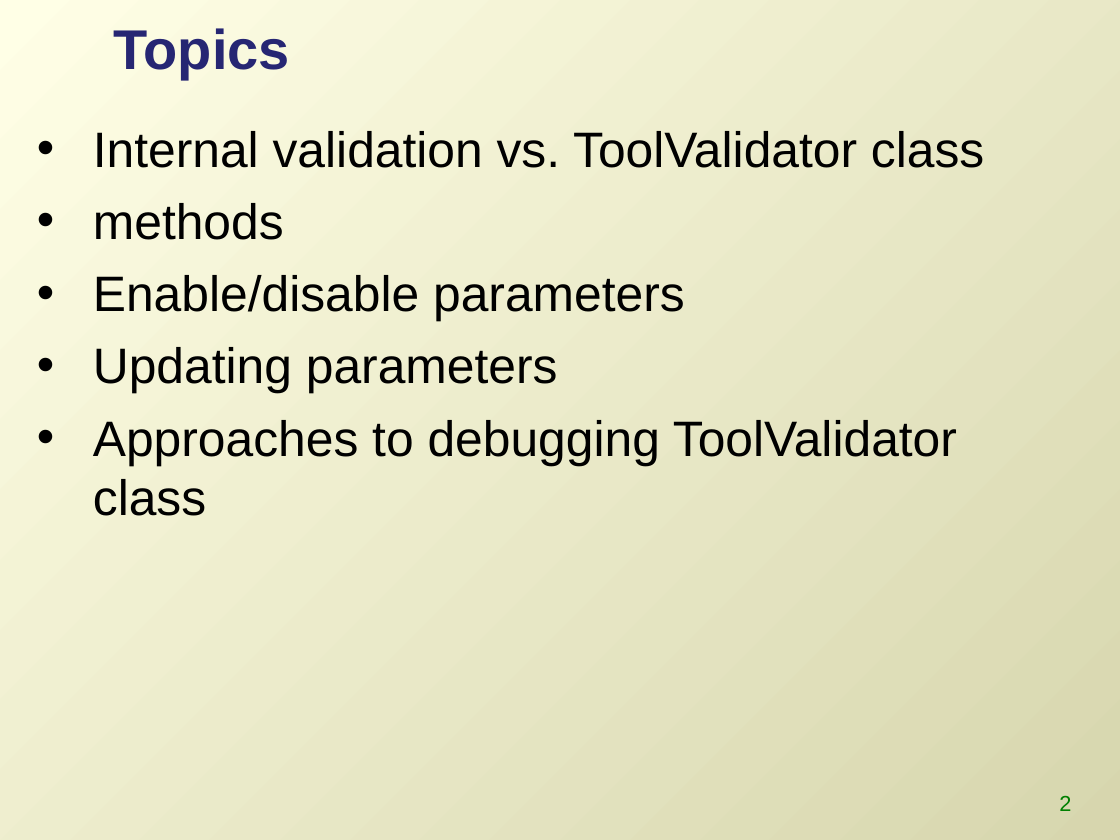
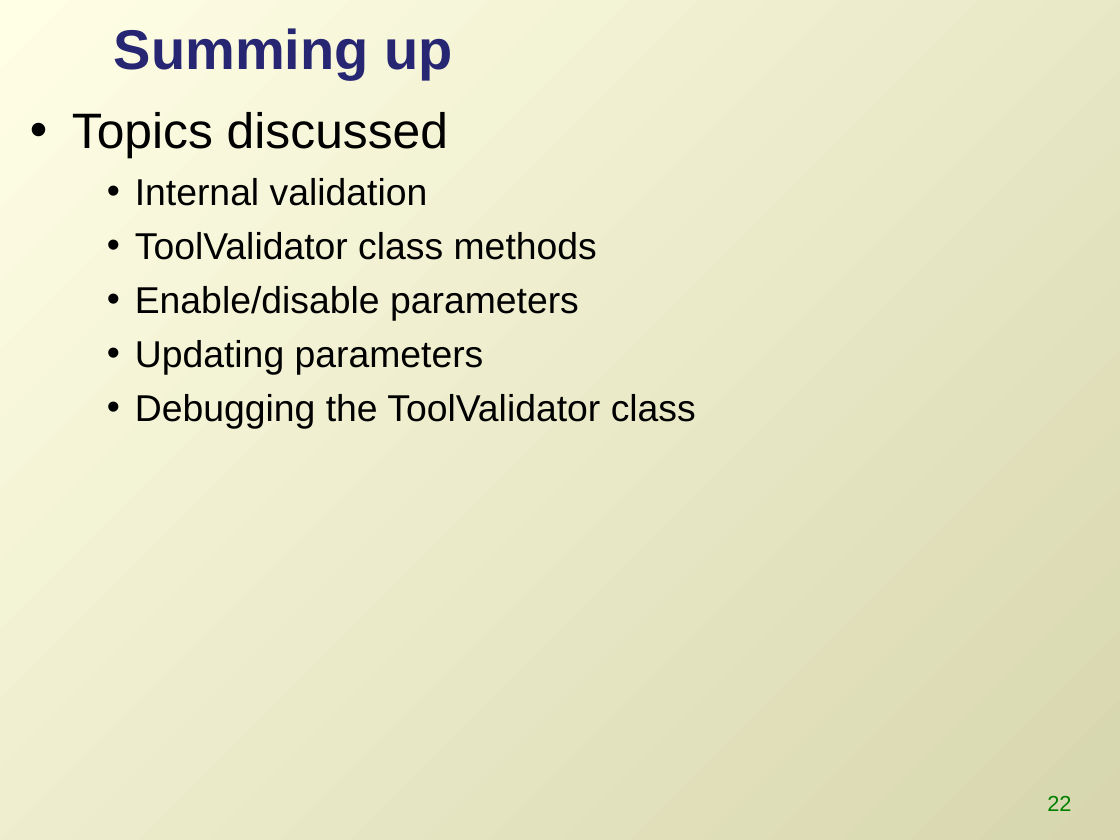
Before and after one commit to lgtateos/gis540, a slide deck: slide 22 of slides/toolValidator.ppt (slide 2 before the commit). Drawn at 1120x840 pixels with LibreOffice and Linux fonts; fonts in the diff are those of the drawing. Boxes give left, top, right and bottom in pixels: in the first picture for what was removed or moved away, otherwise in the second. Text is boxed around its words. In the diff, an @@ line names an element or a change of style, - is before the commit and + after.

```diff
--- a/slides/toolValidator.ppt
+++ b/slides/toolValidator.ppt
@@ title at <box>114,28,452,78</box>: text changed @@
-Topics
+Summing up
@@ text "Topics discussed": place and size @@
-text "Topics discussed" at <box>93,131,984,516</box>
+text "Topics discussed" at <box>72,112,696,429</box>
@@ text at <box>72,112,597,260</box>: text changed; size 32 to 24 pt @@
-• Internal validation vs. ToolValidator class
-• methods
+• Topics discussed
+    • Internal validation
+    • ToolValidator class methods
@@ text at <box>135,286,579,375</box>: size 32 to 24 pt in "Enable/disable parameters", "Updating parameters"; list level 1 to 3 in "Enable/disable parameters"; list level 1 to 3 in "Updating parameters" @@
@@ text at <box>135,394,696,429</box>: text changed; size 32 to 24 pt @@
-• Approaches to debugging ToolValidator class
+    • Debugging the ToolValidator class
@@ page number at <box>1047,796,1071,811</box>: text changed @@
-2
+22
```
Also in this commit, not shown: 3 other slides changed, 2 slides added, 1 slide removed.
